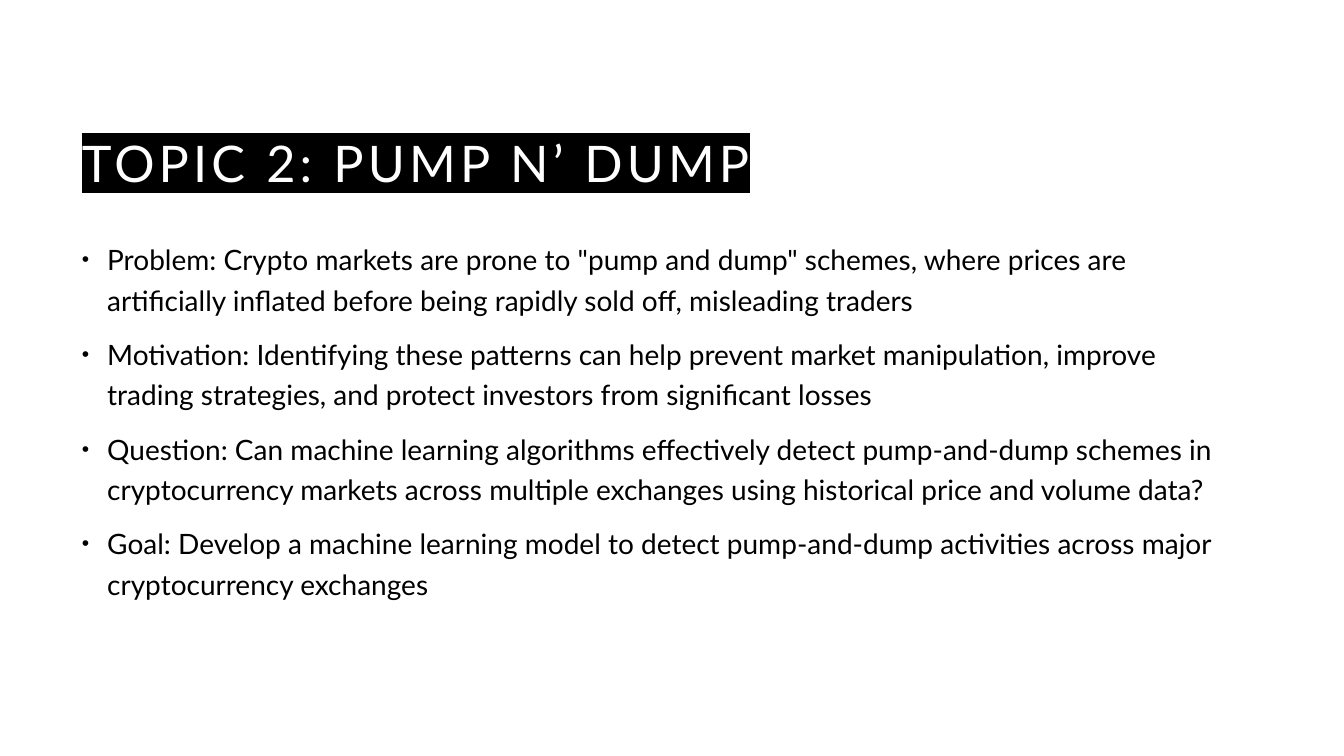
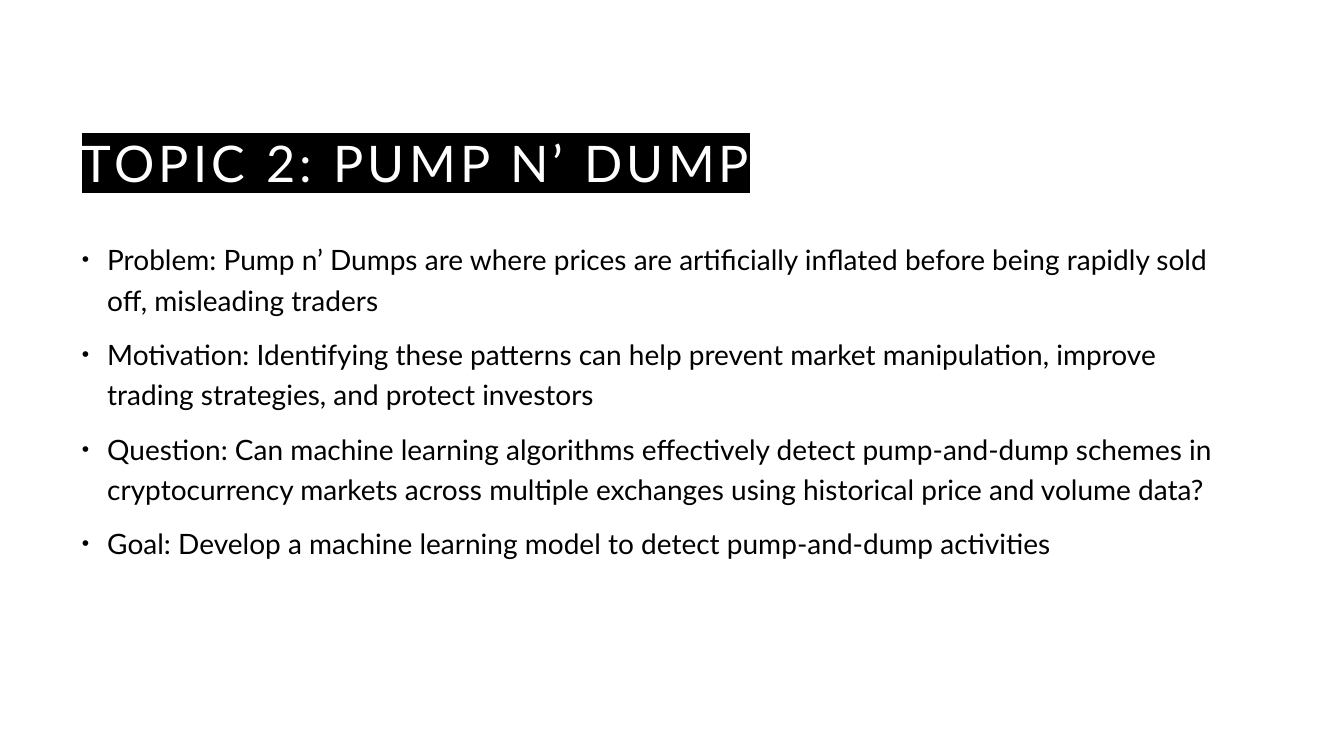
Before and after one commit to guyHarem/TAU_DS_Project, a slide deck: slide 10 of Presentations/DS-project-poc.pptx (slide 9 before the commit). Drawn at 1344x756 pixels with LibreOffice and Linux fonts; fonts in the diff are those of the drawing. Boxes give left, top, right and bottom in pixels: in the first picture for what was removed or moved away, otherwise in the second. Text is boxed around its words. In the diff, an @@ line names an element or a change of style, - is before the commit and + after.

Commit message:
Updated presentation 1

```diff
--- a/Presentations/DS-project-poc.pptx
+++ b/Presentations/DS-project-poc.pptx
@@ text at <box>107,248,1206,410</box>: text changed @@
-• Problem: Crypto markets are prone to "pump and dump" schemes, where prices are artificially inflated before being rapidly sold off, misleading traders
-• Motivation: Identifying these patterns can help prevent market manipulation, improve trading strategies, and protect investors from significant losses
+• Problem: Pump n’ Dumps are where prices are artificially inflated before being rapidly sold off, misleading traders
+• Motivation: Identifying these patterns can help prevent market manipulation, improve trading strategies, and protect investors
@@ text at <box>107,533,1050,559</box>: text changed @@
-• Goal: Develop a machine learning model to detect pump-and-dump activities across major cryptocurrency exchanges
+• Goal: Develop a machine learning model to detect pump-and-dump activities
```
Also in this commit, not shown: 14 other slides changed, 3 slides added, 1 slide removed.
